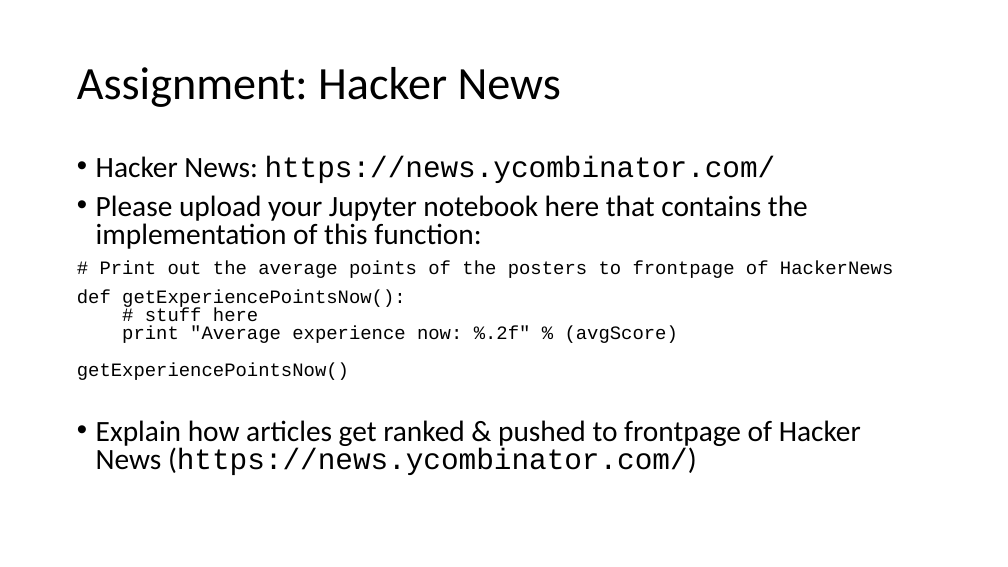
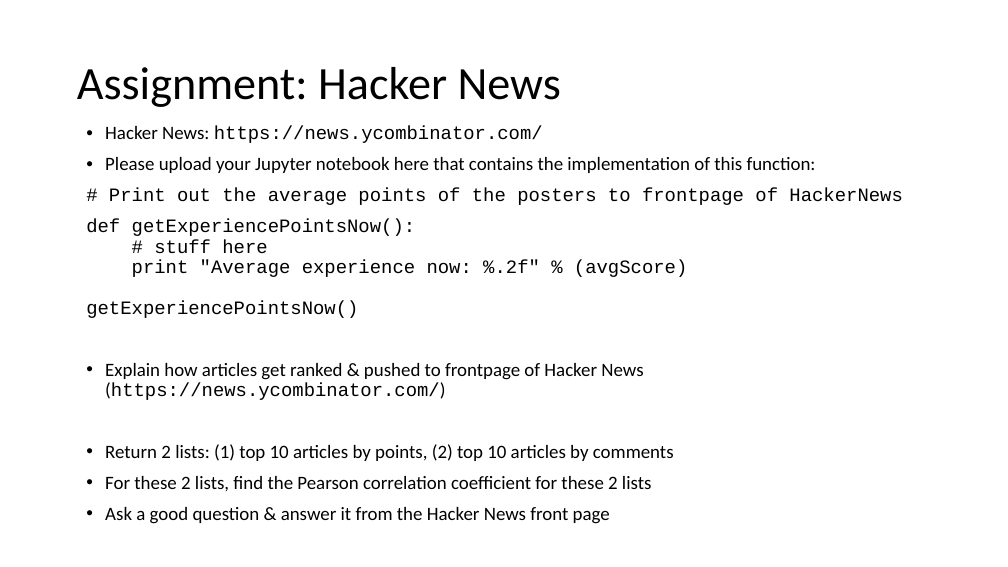
Before and after one commit to philmui/datascience2016fall, a slide deck: slide 92 of lecture04.data.wrangling/lecture04.pptx. Drawn at 1008x567 pixels with LibreOffice and Linux fonts; fonts in the diff are those of the drawing. Boxes give left, top, right and bottom in pixels: in the first picture for what was removed or moved away, otherwise in the second. Text is boxed around its words. In the diff, an @@ line names an element or a change of style, - is before the commit and + after.

Commit message:
Modified Web Scraping Assignment

```diff
--- a/lecture04.data.wrangling/lecture04.pptx
+++ b/lecture04.data.wrangling/lecture04.pptx
@@ text "Hacker News: https://news.ycombinator.com/": place and size @@
-text "Hacker News: https://news.ycombinator.com/" at box(77, 156, 893, 475)
+text "Hacker News: https://news.ycombinator.com/" at box(86, 126, 902, 524)
@@ text at box(86, 126, 902, 400): size 28 to 18 pt in "Hacker News: https://news.ycombinator.com/", "Please upload your Jupyter notebook here that ...", "Explain how articles get ranked & pushed ..."; line spacing 0.8 to 0.9 @@
@@ text at box(105, 444, 674, 524): paragraphs added @@
+• Return 2 lists: (1) top 10 articles by points, (2) top 10 articles by comments
+• For these 2 lists, find the Pearson correlation coefficient for these 2 lists
+• Ask a good question & answer it from the Hacker News front page
```
Also in this commit, not shown: 1 other file.
